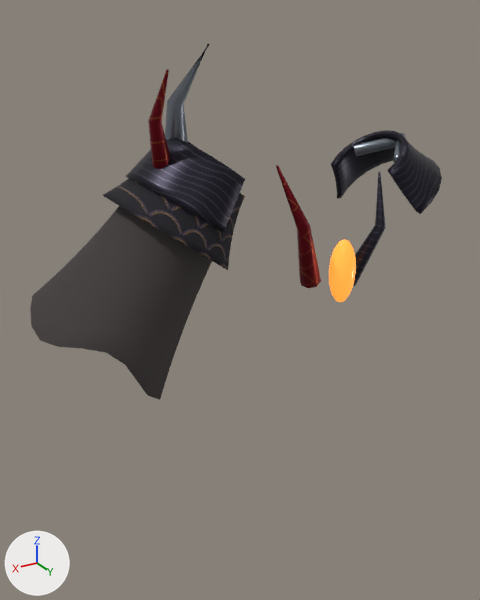
The glTF model piezas/shoulders/14.glb: old version first, new version second.
Rendered twice from a 50 mm camera at (0.743, 1.052, 1.883) aimed at (0.121, 0.015, 1.365). The axes (+X, +Y, +Z) are drawn at lower left. The lights are the same throughout. The first picture is the older version. Where no turn or scale is listed for an object, it has been applied to the vertices. Vertices at exactly the same position are counted once.

Objects in the first picture: 'Torso_Basalt_copper', 'Torso_Basalt_iron', 'Torso_Basalt_magma', 'UpperArm_L_Basalt_basalt', 'UpperArm_L_Basalt_brass', 'UpperArm_L_Basalt_copper', 'UpperArm_L_Basalt_iron', 'UpperArm_L_Basalt_leather', 'UpperArm_R_Basalt_brass', 'UpperArm_R_Basalt_iron'.
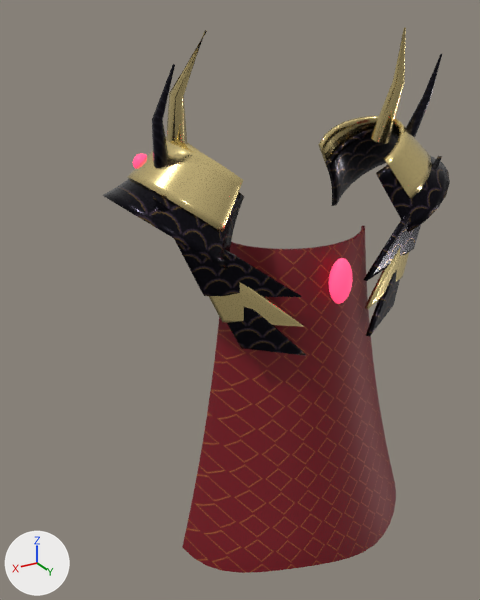
Boxes [x1, y1, x2, y2] around the edits, measured in the pictures (480 x 600 px):
'Torso_Sovereign_copper', added (red)
    after: [182, 226, 396, 573]
'UpperArm_L_Basalt_leather', deleted
    before: [30, 206, 212, 400]
'Torso_Sovereign_basalt', added
    after: [153, 156, 442, 356]
'UpperArm_R_Basalt_iron', reshaped (12% wider, 26% taller)
    before: [331, 130, 442, 214]
    after: [325, 126, 450, 232]
'UpperArm_L_Sovereign_brass', added (yellow)
    after: [127, 30, 243, 233]
'UpperArm_L_Basalt_iron', deleted
    before: [126, 138, 245, 233]
'UpperArm_R_Sovereign_brass', added (yellow)
    after: [318, 27, 432, 199]
'Torso_Sovereign_brass', added (yellow)
    after: [209, 248, 409, 327]
'Torso_Basalt_copper', deleted (red)
    before: [276, 165, 321, 288]
'Torso_Basalt_magma', deleted (orange)
    before: [329, 239, 356, 302]
'UpperArm_L_Basalt_copper', recoloured, reshaped (red to black)
    before: [148, 69, 170, 169]
    after: [152, 64, 175, 168]
'UpperArm_L_Basalt_brass', deleted
    before: [165, 43, 210, 143]
'Torso_Basalt_iron', deleted
    before: [353, 172, 386, 286]
'Torso_Sovereign_magma', added
    after: [329, 258, 353, 304]
'UpperArm_R_Sovereign_iron', added
    after: [406, 54, 442, 137]
'UpperArm_R_Basalt_brass', deleted
    before: [354, 133, 406, 163]
'UpperArm_L_Sovereign_magma', added
    after: [132, 153, 147, 168]

What changed in the scene script:
```text
Change me_upperarm_l_copper:
    remove me_upperarm_l_copper.from_pydata(...)  # 26 vertices, 48 faces; spans x 0.018..0.065, y 0.008..0.082, z 0.09..0.266
    remove me_upperarm_l_copper.materials.append(mat_basalt_bronze)  # picture img_copper_albedo
    add me_upperarm_l_copper.from_pydata(...)  # 26 vertices, 48 faces; spans x 0.021..0.062, y 0.006..0.092, z 0.086..0.274
    me_upperarm_l_copper part 1: 26 of 26 vertices moved; they spanned x 0.018..0.065, y 0.008..0.082, z 0.09..0.266 and now span x 0.021..0.062, y 0.006..0.092, z 0.086..0.274; mean shift (-0.003, 0.003, 0.002)
    add me_upperarm_l_copper.materials.append(mat_sovereign_darksilver)  # picture img_iron_albedo
Change me_upperarm_r_iron:
    remove me_upperarm_r_iron.from_pydata(...)  # 224 vertices, 444 faces; spans x -0.111..0.076, y -0.123..0.123, z -0.045..0.118
    remove me_upperarm_r_iron.materials.append(mat_basalt_iron)  # picture img_iron_albedo
    add me_upperarm_r_iron.from_pydata(...)  # 320 vertices, 636 faces; spans x -0.127..0.092, y -0.138..0.138, z -0.063..0.13
    me_upperarm_r_iron part 2: 224 vertices removed from x -0.111..0.076, y -0.123..0.123, z -0.045..0.118; 320 vertices added at x -0.127..0.092, y -0.138..0.138, z -0.063..0.13
    add me_upperarm_r_iron.materials.append(mat_sovereign_obsidianplate)  # picture img_basalt_albedo
Remove ob_upperarm_l_basalt_iron:
    ob_upperarm_l_basalt_iron = bpy.data.objects.new('UpperArm_L_Basalt_iron', me_upperarm_l_iron)
Remove ob_upperarm_l_basalt_brass:
    ob_upperarm_l_basalt_brass = bpy.data.objects.new('UpperArm_L_Basalt_brass', me_upperarm_l_brass)
Remove ob_upperarm_l_basalt_leather:
    ob_upperarm_l_basalt_leather = bpy.data.objects.new('UpperArm_L_Basalt_leather', me_upperarm_l_leather)
Remove ob_upperarm_r_basalt_brass:
    ob_upperarm_r_basalt_brass = bpy.data.objects.new('UpperArm_R_Basalt_brass', me_upperarm_r_brass)
Remove ob_torso_basalt_iron:
    ob_torso_basalt_iron = bpy.data.objects.new('Torso_Basalt_iron', me_torso_iron)
Remove ob_torso_basalt_copper:
    ob_torso_basalt_copper = bpy.data.objects.new('Torso_Basalt_copper', me_torso_copper)
Remove ob_torso_basalt_magma:
    ob_torso_basalt_magma = bpy.data.objects.new('Torso_Basalt_magma', me_torso_magma)
Add ob_torso_sovereign_magma:
    ob_torso_sovereign_magma = bpy.data.objects.new('Torso_Sovereign_magma', me_torso_magma_1)  # 77 vertices, 150 faces; spans x -0.024..0.024, y 0.1549..0.1891, z 0.075..0.165; in mat_sovereign_bloodruby (red #ff5981, glowing pink #f94576)
    ob_torso_sovereign_magma.location = (0.0, 0.0, 1.314)
Add ob_torso_sovereign_brass:
    ob_torso_sovereign_brass = bpy.data.objects.new('Torso_Sovereign_brass', me_torso_brass)  # 36 vertices, 64 faces; spans x -0.281..0.281, y 0.08..0.169, z 0.045..0.215; in mat_sovereign_royalgold (yellow #f3dd99)
    ob_torso_sovereign_brass.location = (0.0, 0.0, 1.314)
Add ob_torso_sovereign_copper:
    ob_torso_sovereign_copper = bpy.data.objects.new('Torso_Sovereign_copper', me_torso_copper_1)  # 432 vertices, 860 faces; spans x -0.239..0.28, y 0.021..0.253, z -0.488..0.18; in mat_sovereign_crimsonvelvet (picture img_copper_albedo)
    ob_torso_sovereign_copper.location = (0.0, 0.0, 1.314)
Add ob_torso_sovereign_basalt:
    ob_torso_sovereign_basalt = bpy.data.objects.new('Torso_Sovereign_basalt', me_torso_basalt)  # 72 vertices, 128 faces; spans x -0.325..0.325, y 0.074..0.179, z -0.01..0.3; in mat_sovereign_obsidianplate (picture img_basalt_albedo)
    ob_torso_sovereign_basalt.location = (0.0, 0.0, 1.314)
Add ob_upperarm_r_sovereign_brass:
    ob_upperarm_r_sovereign_brass = bpy.data.objects.new('UpperArm_R_Sovereign_brass', me_upperarm_r_brass_1)  # 250 vertices, 492 faces; spans x -0.082..0.106, y -0.117..0.116, z -0.008..0.32; in mat_sovereign_royalgold (yellow #f3dd99)
    ob_upperarm_r_sovereign_brass.location = (-0.242, 0.0, 1.541)
Add ob_upperarm_r_sovereign_iron:
    ob_upperarm_r_sovereign_iron = bpy.data.objects.new('UpperArm_R_Sovereign_iron', me_upperarm_r_iron_1)  # 26 vertices, 48 faces; spans x -0.062..-0.021, y 0.006..0.092, z 0.086..0.274; in mat_sovereign_darksilver (picture img_iron_albedo)
    ob_upperarm_r_sovereign_iron.location = (-0.242, 0.0, 1.541)
Add ob_upperarm_l_sovereign_magma:
    ob_upperarm_l_sovereign_magma = bpy.data.objects.new('UpperArm_L_Sovereign_magma', me_upperarm_l_magma)  # an icosphere of 80 faces spanning x 0.0299..0.0617, y -0.061..-0.029, z 0.0867..0.1185; in mat_sovereign_bloodruby (red #ff5981, glowing pink #f94576)
    ob_upperarm_l_sovereign_magma.location = (0.242, 0.0, 1.541)
Add ob_upperarm_l_sovereign_brass:
    ob_upperarm_l_sovereign_brass = bpy.data.objects.new('UpperArm_L_Sovereign_brass', me_upperarm_l_brass_1)  # 250 vertices, 492 faces; spans x -0.106..0.082, y -0.117..0.116, z -0.008..0.32; in mat_sovereign_royalgold (yellow #f3dd99)
    ob_upperarm_l_sovereign_brass.location = (0.242, 0.0, 1.541)
```
